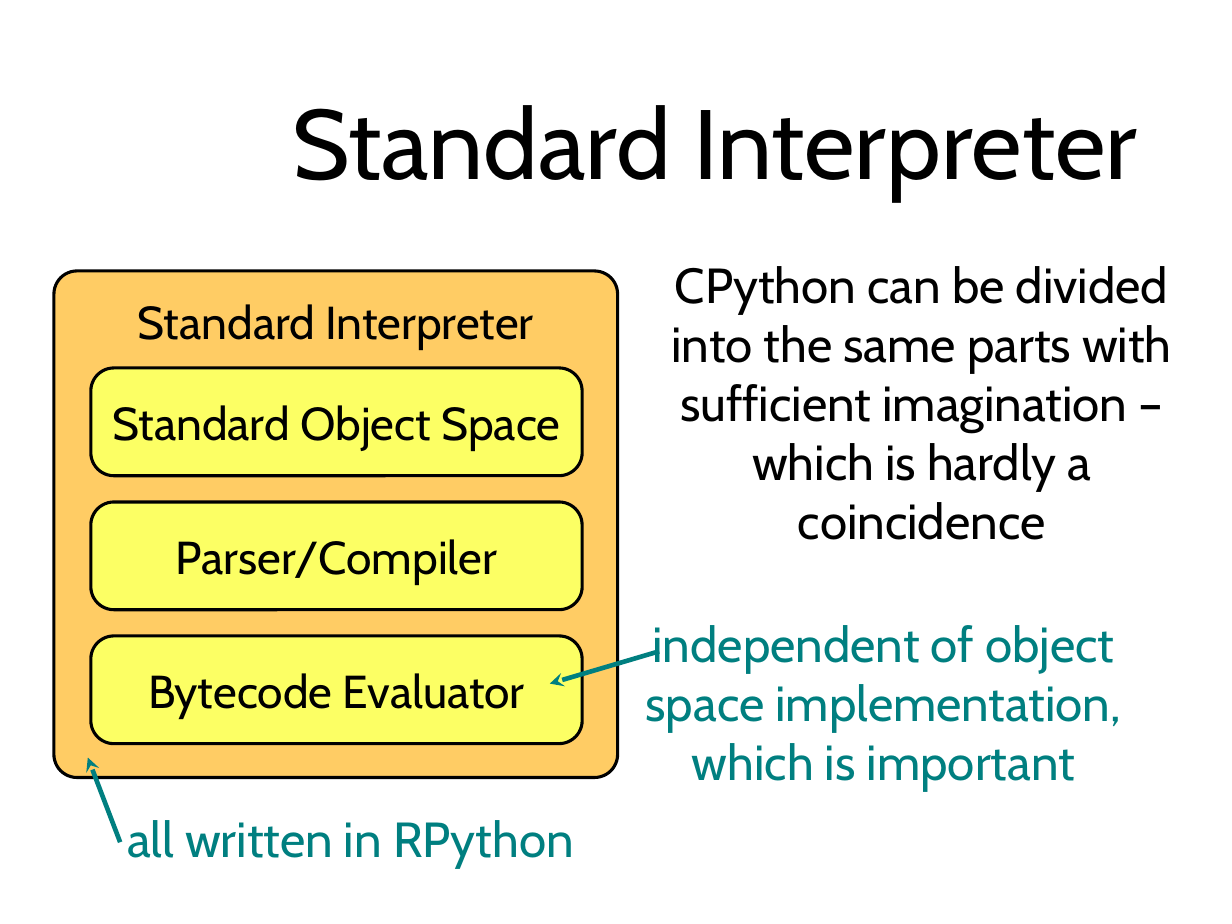
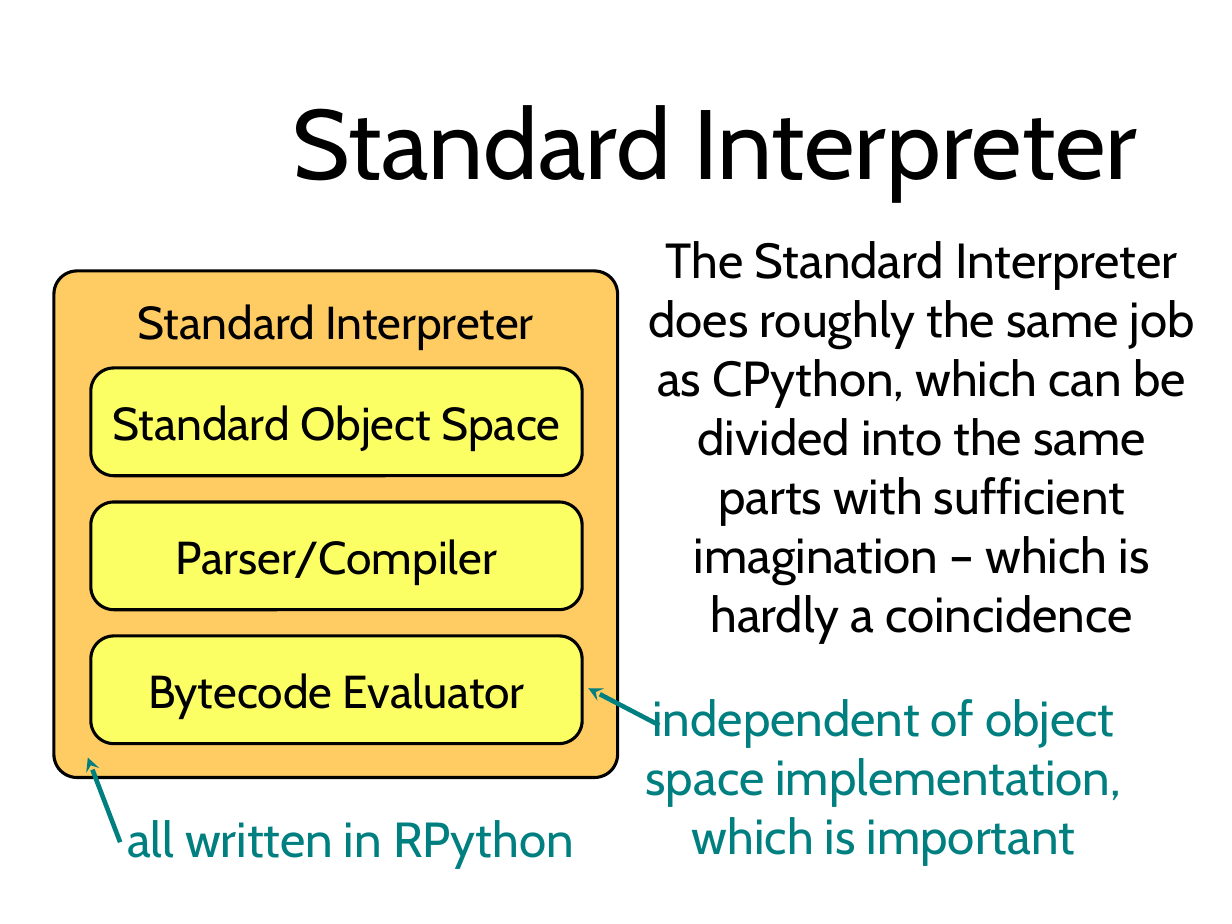
Before and after one commit to wdv4758h/pypy-extradoc, a slide deck: slide 7 of talk/sprint-introduction.ppt (slide 4 before the commit). Drawn at 1232x924 pixels with LibreOffice and Linux fonts; fonts in the diff are those of the drawing; background and template pictures are left out. Boxes give left, top, right and bottom in pixels: in the first picture for what was removed or moved away, otherwise in the second. Text is boxed around its words. In the diff, an @@ line names an element or a change of style, - is before the commit and + after.

```diff
--- a/talk/sprint-introduction.ppt
+++ b/talk/sprint-introduction.ppt
@@ text at <box>648,241,1195,643</box>: text changed @@
-CPython can be divided into the same parts with sufficient imagination – which is hardly a coincidence
+The Standard Interpreter does roughly the same job as CPython, which can be divided into the same parts with sufficient imagination – which is hardly a coincidence
@@ arrow moved from (550, 684) - (659, 652) to (589, 689) - (659, 725) @@
@@ text "independent of object space implementation, ...": place and size @@
-text "independent of object space implementation, ..." at <box>646,625,1121,791</box>
+text "independent of object space implementation, ..." at <box>646,699,1121,865</box>
```
Also in this commit, not shown: 10 other slides changed, 10 slides added, 1 slide removed, 28 other files.
